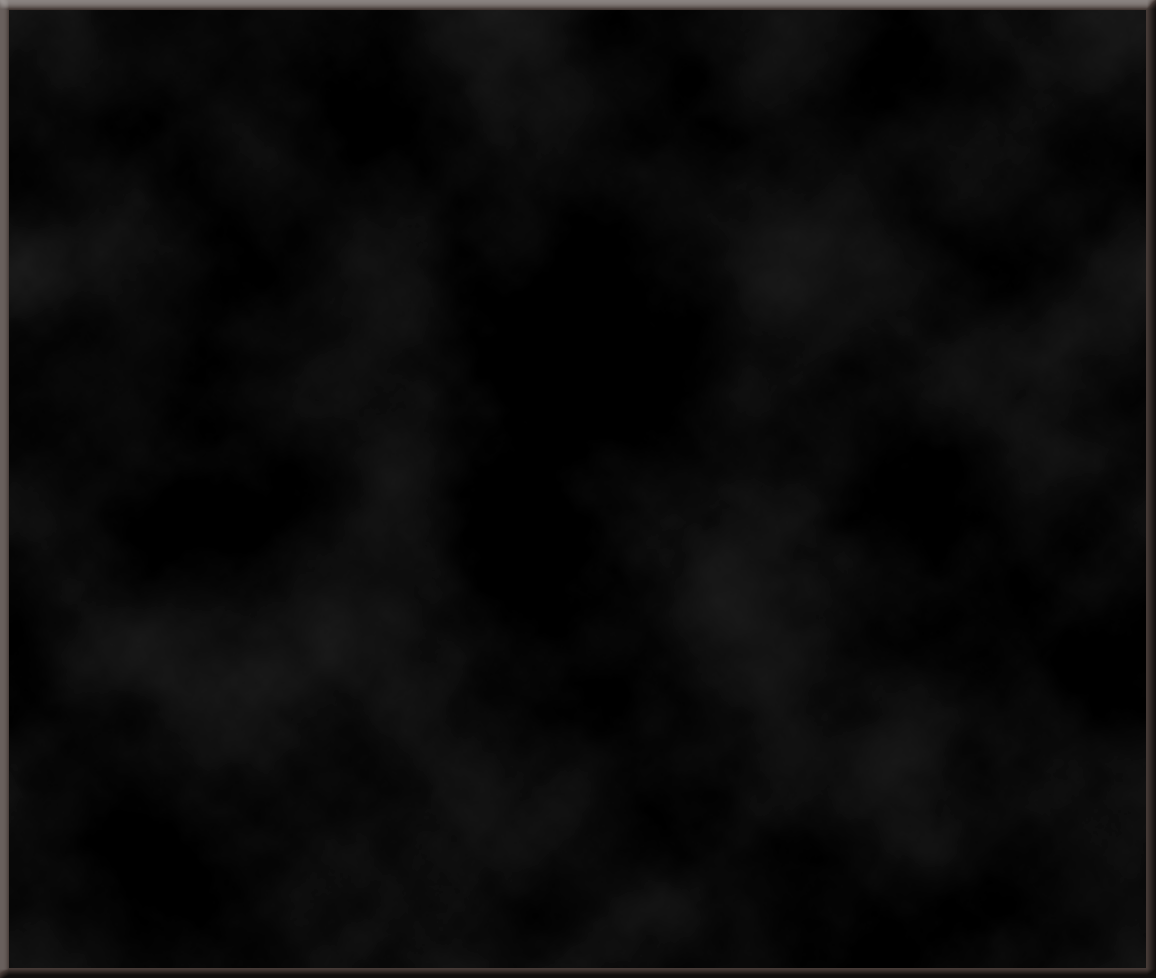
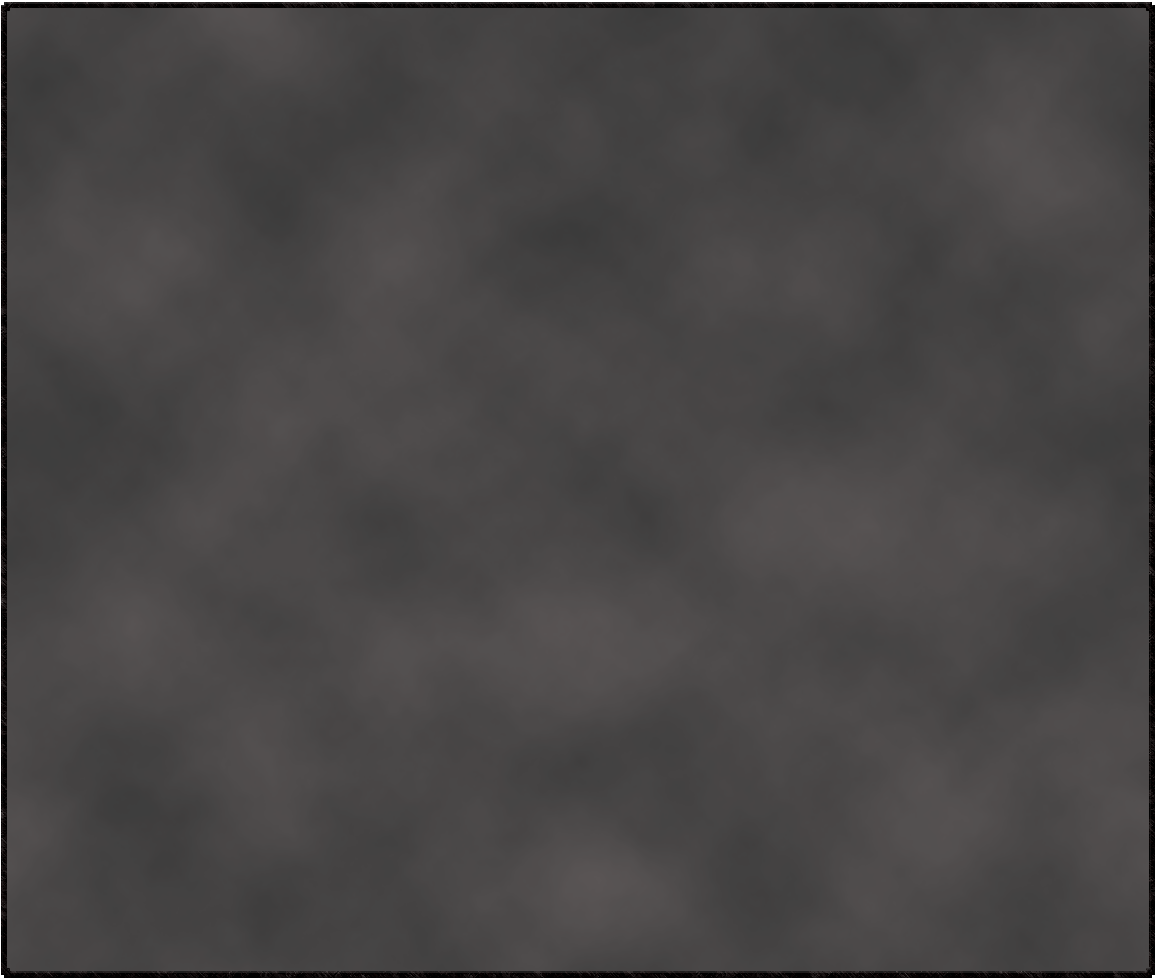
Comparing the layer stacks of the two 1156×978 images. Changes:
added layer "Layer 2" above "Layer 1" over [1, 2, 1155, 978]
hid "Layer 1" over [0, 0, 1156, 978]
